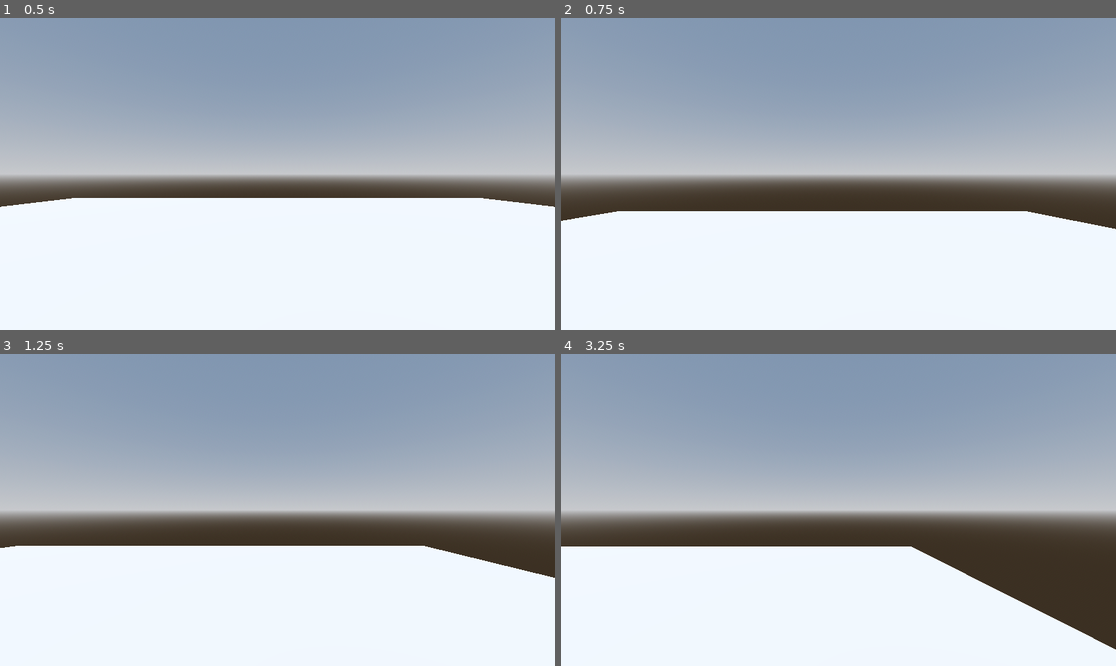
Above: before the commit, frames 1-4 (two rows, left to right).
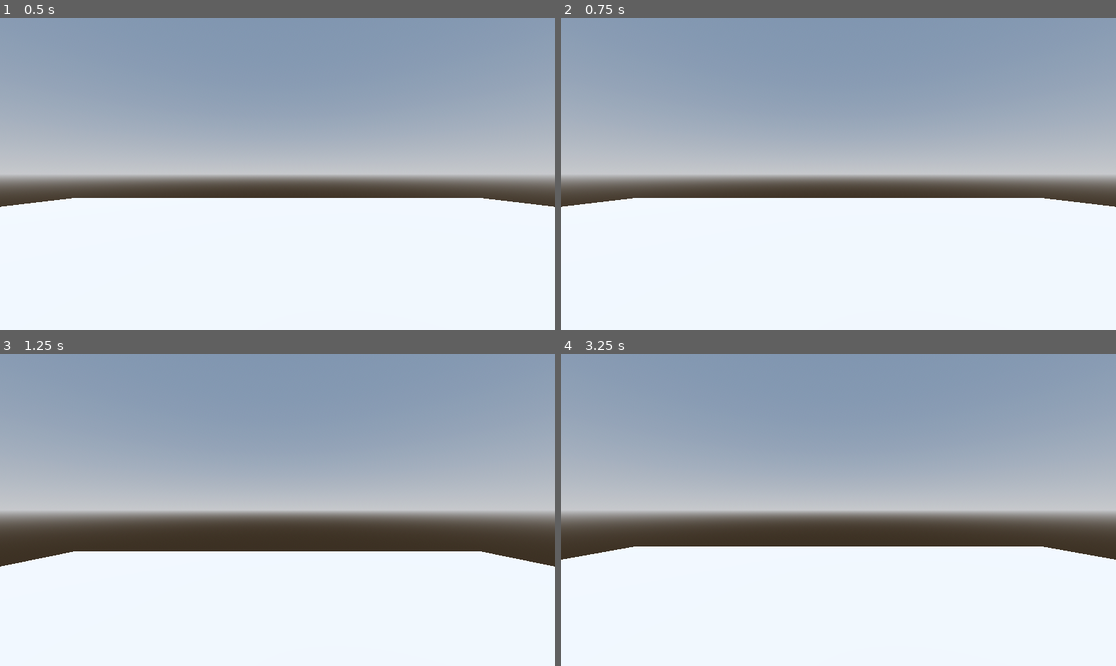
Above: after the commit, the same moments.

Repository: oudarya/murk
Game: Godot game, scene res://initial_setup_debug/debug_initial_level.tscn
Same seed, same stepped clock (60 frames per second), same inputs: the game is played once before the commit and once after it. The project has no main scene, so this scene is started directly.
Inputs:
- Up to frame 1 (0.5 s): no input
- Up to frame 2 (0.75 s): tap Enter (ui_accept) at 0.5, 0.6 s; hold Right (ui_right) from 0.53 s (still down)
- Up to frame 3 (1.25 s): keep holding Right (ui_right); tap Space (jump, bound only after the commit) at 0.77, 0.8, 1.07 s
- Up to frame 4 (3.25 s): release Right (ui_right) at 1.28 s; hold Down (ui_down) 1.28-2.03 s; tap Space (jump, bound only after the commit) at 1.35, 1.52, 1.82, 2.3, 3.02 s; tap Enter (ui_accept) at 1.55, 2.1, 2.85 s; hold Right (ui_right) 2.03-2.78 s; hold Up (ui_up) from 2.78 s (still down)

Frame 1 is identical in both runs. In frame 2, 4.5% of the frame differs, in the area x 0-100%, y 57-68%; in frame 3, 2.2%; in frame 4, 6.1%, in the area x 0-100%, y 61-95%.

Commit message:
custom input maps replace built in actions

Diff:
--- a/initial_setup_debug/player_fp.gd
+++ b/initial_setup_debug/player_fp.gd
@@ -1,11 +1,9 @@
 extends CharacterBody3D
 
 
-const SPEED = 5.0
-const JUMP_VELOCITY = 4.5
-
-# Get the gravity from the project settings to be synced with RigidBody nodes.
-var gravity = ProjectSettings.get_setting("physics/3d/default_gravity")
+var speed = 5.0
+var jump_velocity = 4.5
+var gravity = 9.8
 
 
 func _physics_process(delta):
@@ -14,18 +12,18 @@
 		velocity.y -= gravity * delta
 
 	# Handle jump.
-	if Input.is_action_just_pressed("ui_accept") and is_on_floor():
-		velocity.y = JUMP_VELOCITY
+	if Input.is_action_just_pressed("jump") and is_on_floor():
+		velocity.y = jump_velocity
 
 	# Get the input direction and handle the movement/deceleration.
 	# As good practice, you should replace UI actions with custom gameplay actions.
-	var input_dir = Input.get_vector("ui_left", "ui_right", "ui_up", "ui_down")
+	var input_dir = Input.get_vector("left", "right", "forward", "backward")
 	var direction = (transform.basis * Vector3(input_dir.x, 0, input_dir.y)).normalized()
 	if direction:
-		velocity.x = direction.x * SPEED
-		velocity.z = direction.z * SPEED
+		velocity.x = direction.x * speed
+		velocity.z = direction.z * speed
 	else:
-		velocity.x = move_toward(velocity.x, 0, SPEED)
-		velocity.z = move_toward(velocity.z, 0, SPEED)
+		velocity.x = move_toward(velocity.x, 0, speed)
+		velocity.z = move_toward(velocity.z, 0, speed)
 
 	move_and_slide()
--- a/project.godot
+++ b/project.godot
@@ -13,3 +13,36 @@
 config/name="Murk - FPS Horror"
 config/features=PackedStringArray("4.2", "Forward Plus")
 config/icon="res://icon.svg"
+
+[input]
+
+forward={
+"deadzone": 0.5,
+"events": [Object(InputEventKey,"resource_local_to_scene":false,"resource_name":"","device":-1,"window_id":0,"alt_pressed":false,"shift_pressed":false,"ctrl_pressed":false,"meta_pressed":false,"pressed":false,"keycode":0,"physical_keycode":87,"key_label":0,"unicode":119,"echo":false,"script":null)
+]
+}
+backward={
+"deadzone": 0.5,
+"events": [Object(InputEventKey,"resource_local_to_scene":false,"resource_name":"","device":-1,"window_id":0,"alt_pressed":false,"shift_pressed":false,"ctrl_pressed":false,"meta_pressed":false,"pressed":false,"keycode":0,"physical_keycode":83,"key_label":0,"unicode":115,"echo":false,"script":null)
+]
+}
+left={
+"deadzone": 0.5,
+"events": [Object(InputEventKey,"resource_local_to_scene":false,"resource_name":"","device":-1,"window_id":0,"alt_pressed":false,"shift_pressed":false,"ctrl_pressed":false,"meta_pressed":false,"pressed":false,"keycode":0,"physical_keycode":65,"key_label":0,"unicode":97,"echo":false,"script":null)
+]
+}
+right={
+"deadzone": 0.5,
+"events": [Object(InputEventKey,"resource_local_to_scene":false,"resource_name":"","device":-1,"window_id":0,"alt_pressed":false,"shift_pressed":false,"ctrl_pressed":false,"meta_pressed":false,"pressed":false,"keycode":0,"physical_keycode":68,"key_label":0,"unicode":100,"echo":false,"script":null)
+]
+}
+jump={
+"deadzone": 0.5,
+"events": [Object(InputEventKey,"resource_local_to_scene":false,"resource_name":"","device":-1,"window_id":0,"alt_pressed":false,"shift_pressed":false,"ctrl_pressed":false,"meta_pressed":false,"pressed":false,"keycode":0,"physical_keycode":32,"key_label":0,"unicode":32,"echo":false,"script":null)
+]
+}
+crouch={
+"deadzone": 0.5,
+"events": [Object(InputEventKey,"resource_local_to_scene":false,"resource_name":"","device":-1,"window_id":0,"alt_pressed":false,"shift_pressed":false,"ctrl_pressed":false,"meta_pressed":false,"pressed":false,"keycode":0,"physical_keycode":4194326,"key_label":0,"unicode":0,"echo":false,"script":null)
+]
+}
